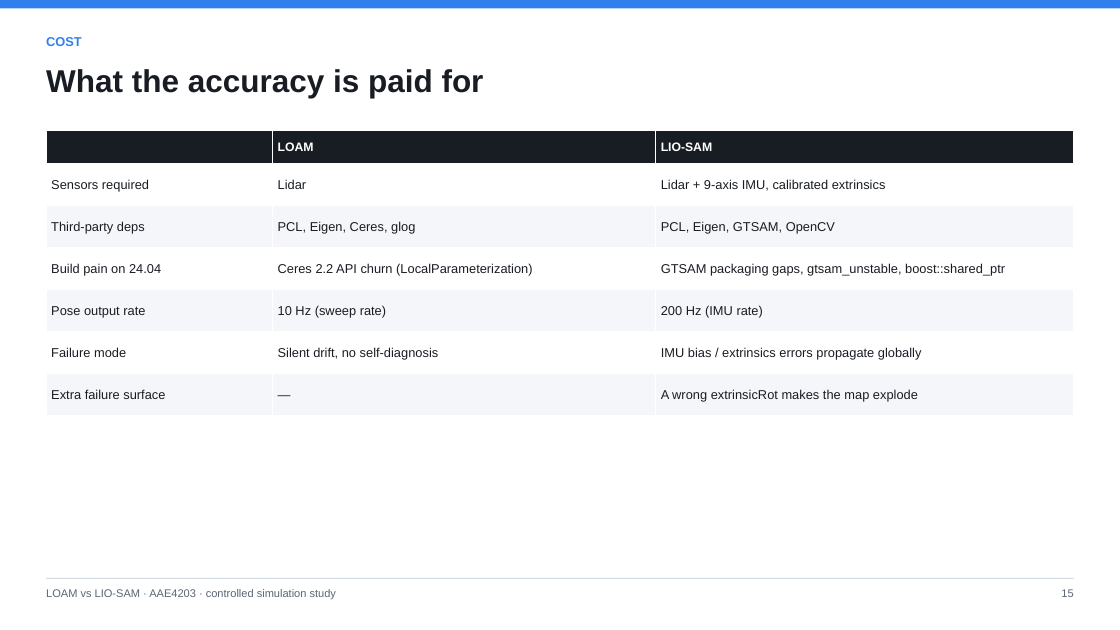
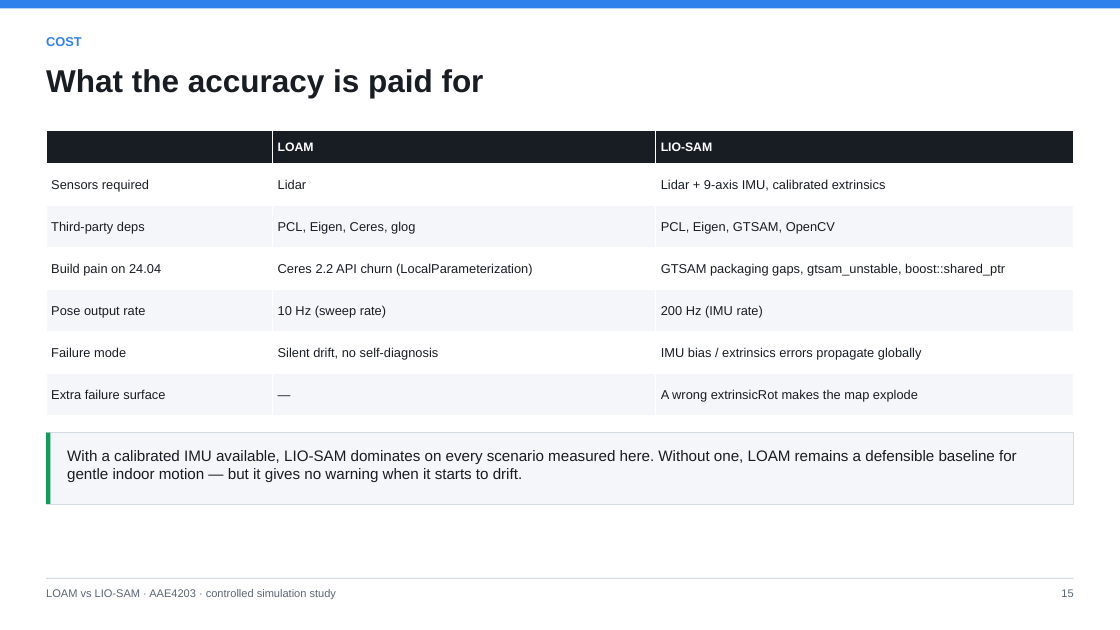
Before and after one commit to broken-pear/AAE4203_LIOSAM_demo, a slide deck: slide 16 of report/LOAM_vs_LIOSAM_comparison.pptx. Drawn at 1120x630 pixels with LibreOffice and Linux fonts; fonts in the diff are those of the drawing. Boxes give left, top, right and bottom in pixels: in the first picture for what was removed or moved away, otherwise in the second. Text is boxed around its words. In the diff, an @@ line names an element or a change of style, - is before the commit and + after.

Commit message:
Give the cost slide a verdict instead of leaving it top-heavy
The cost slide listed what LIO-SAM costs but never answered 'so which one should I use'. A callout now states the conditional recommendation, and the measured output-rate line appears only when data exists. Rebuilt the placeholder deck; the reporting regression test still passes (percentages land in slides, S1 still reported as LIO-SAM worse, no DATA PENDING left).

```diff
--- a/report/LOAM_vs_LIOSAM_comparison.pptx
+++ b/report/LOAM_vs_LIOSAM_comparison.pptx
@@ rectangle added at (46,433,1074,504), fill #F4F6F9, outline #D5DBE3 0.75 pt @@
@@ rectangle added at (46,433,50,504), fill #0F9D58 @@
@@ text added at (67,450,1017,482), 13 pt, text #181C23 @@
+With a calibrated IMU available, LIO-SAM dominates on every scenario measured here. Without one, LOAM remains a defensible baseline for gentle indoor motion — but it gives no warning when it starts to drift.
```
Also in this commit, not shown: 1 other file.
